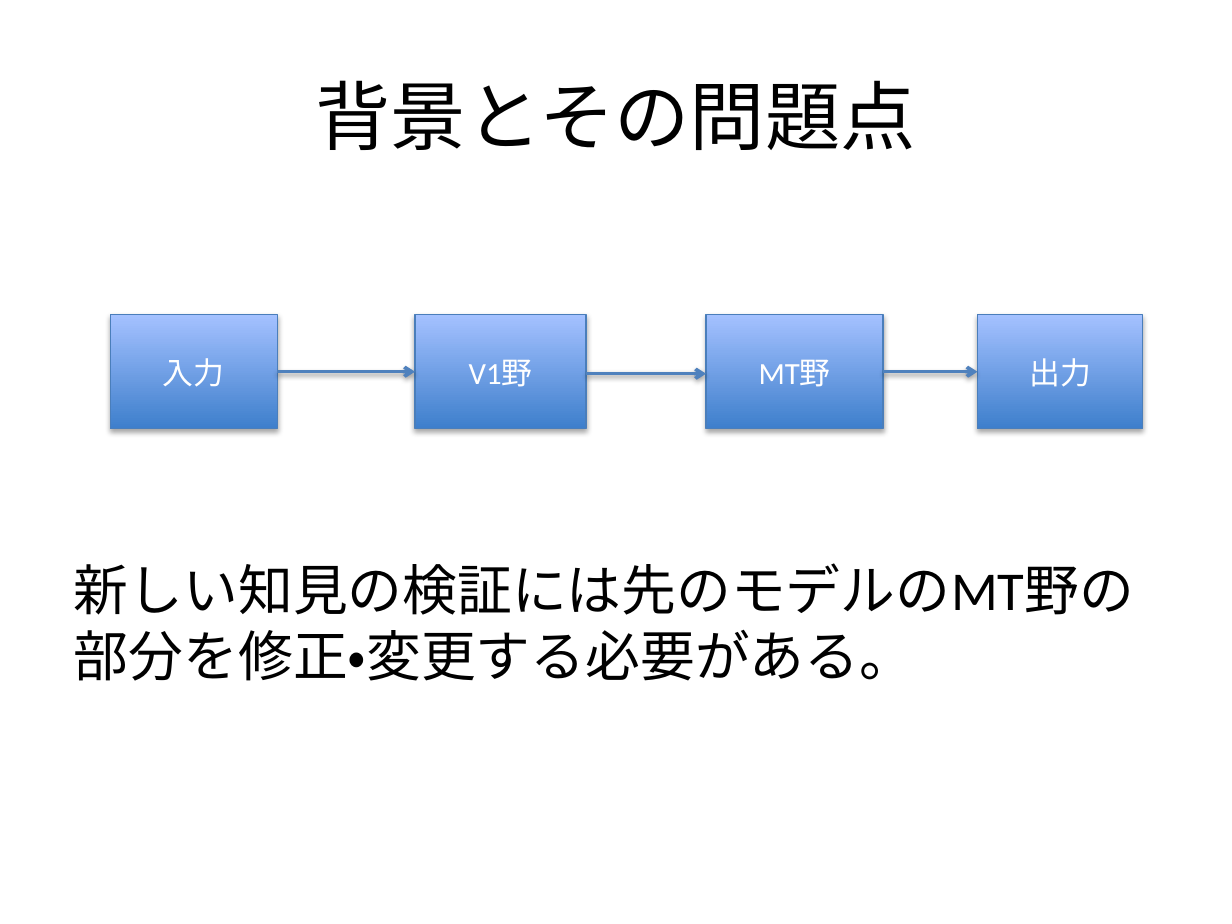
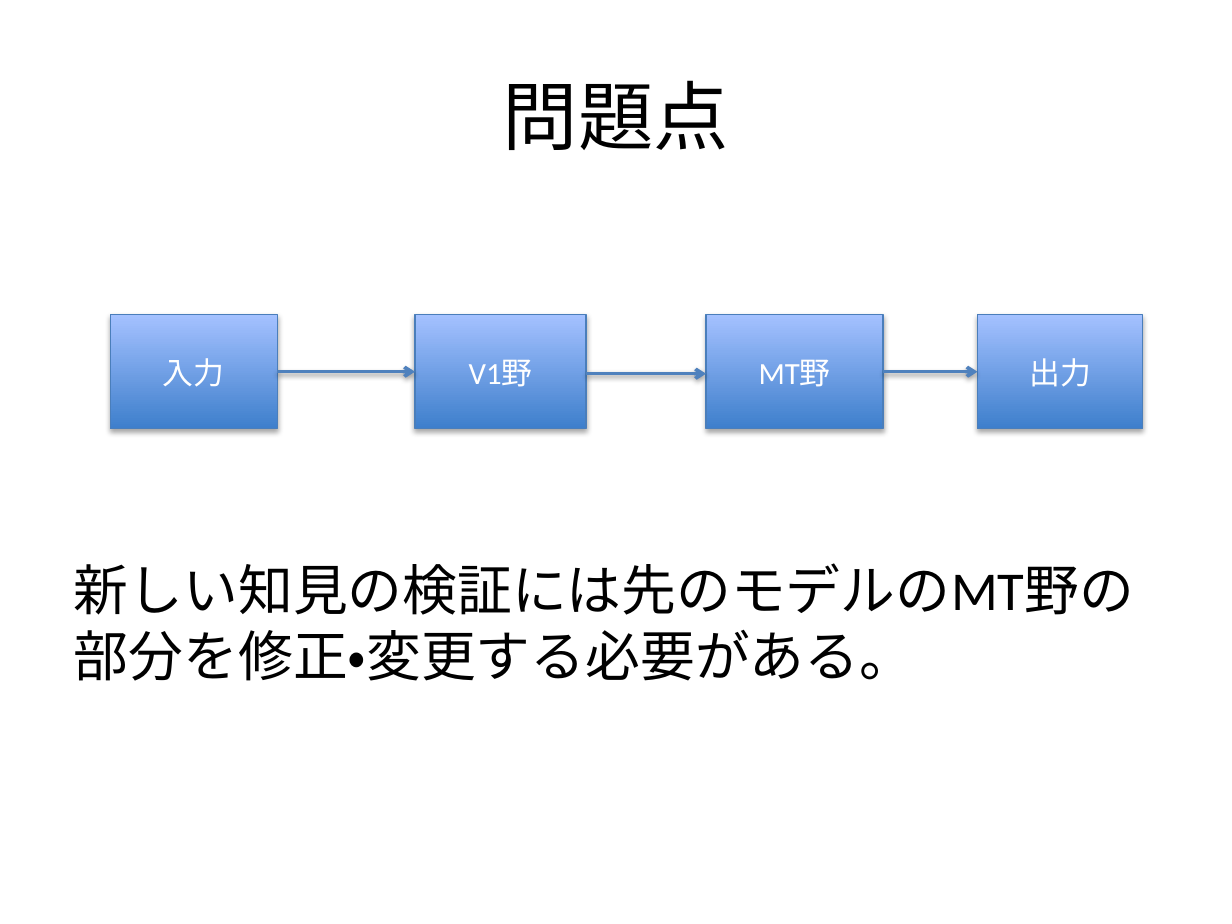
Before and after one commit to f-akazawa/akaz_uecdevelop, a slide deck: slide 5 of doc/中間発表資料.pptx. Drawn at 1232x924 pixels with LibreOffice and Linux fonts; fonts in the diff are those of the drawing. Boxes give left, top, right and bottom in pixels: in the first picture for what was removed or moved away, otherwise in the second. Text is boxed around its words. In the diff, an @@ line names an element or a change of style, - is before the commit and + after.

```diff
--- a/doc/中間発表資料.pptx
+++ b/doc/中間発表資料.pptx
@@ title at [503, 80, 729, 150]: text changed @@
-背景とその問題点
+問題点
```
Also in this commit, not shown: 11 other slides changed, 1 slide added, 1 other file.
